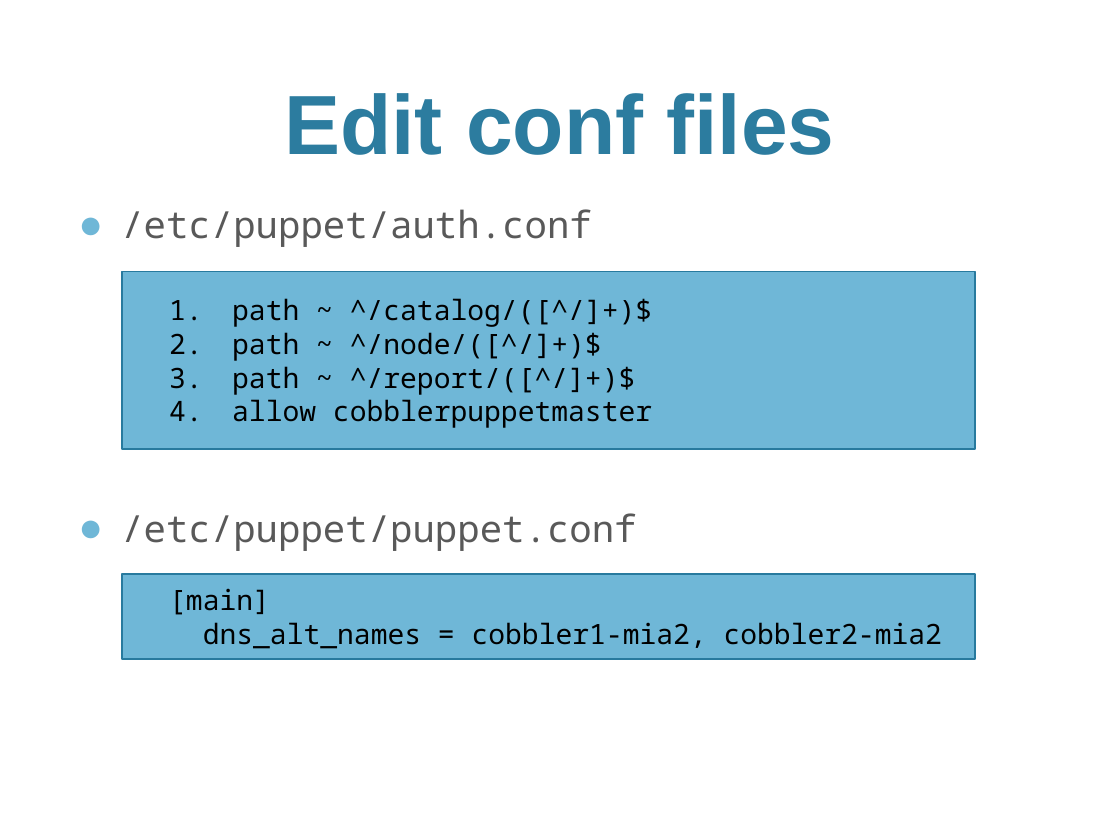
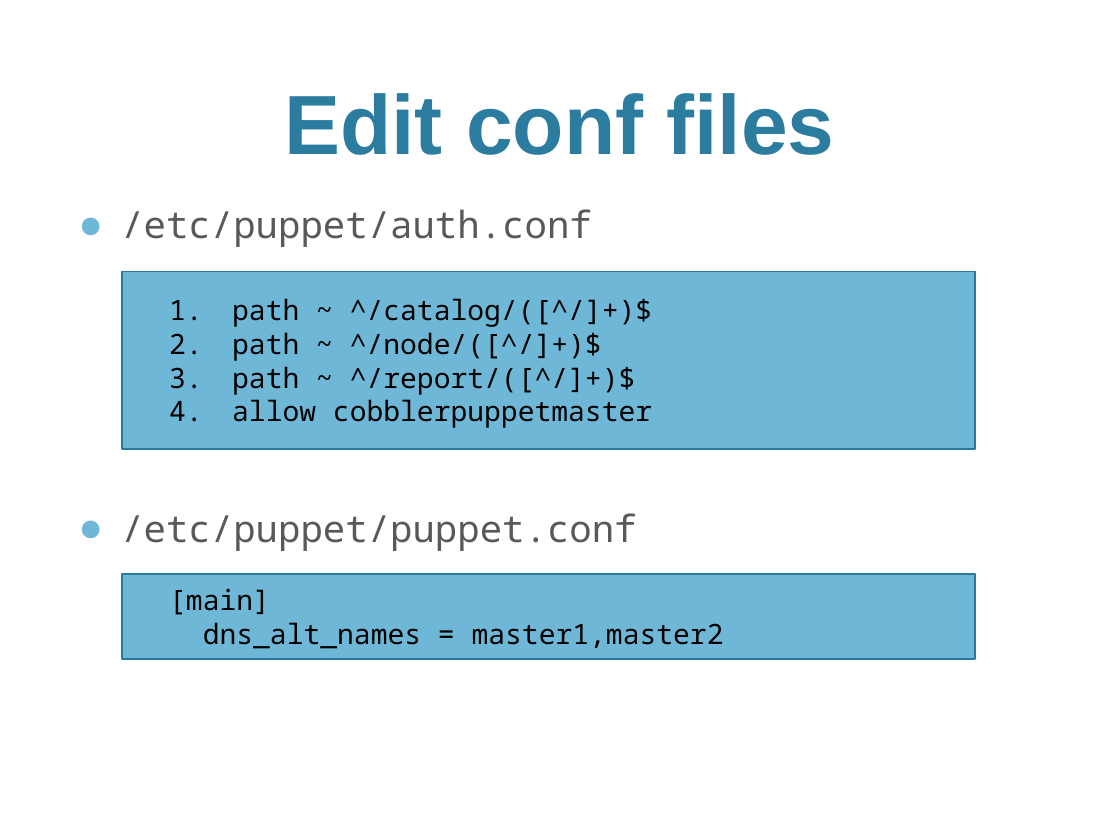
Before and after one commit to miketedesco/Active-Active-Puppet-Master, a slide deck: slide 6 of Active-Active-Puppet-Master.pptx. Drawn at 1120x840 pixels with LibreOffice and Linux fonts; fonts in the diff are those of the drawing; background and template pictures are left out. Boxes give left, top, right and bottom in pixels: in the first picture for what was removed or moved away, otherwise in the second. Text is boxed around its words. In the diff, an @@ line names an element or a change of style, - is before the commit and + after.

```diff
--- a/Active-Active-Puppet-Master.pptx
+++ b/Active-Active-Puppet-Master.pptx
@@ text in rectangle at (x1=203, y1=622, x2=724, y2=649): text changed @@
-  dns_alt_names = cobbler1-mia2, cobbler2-mia2
+  dns_alt_names = master1,master2
```
